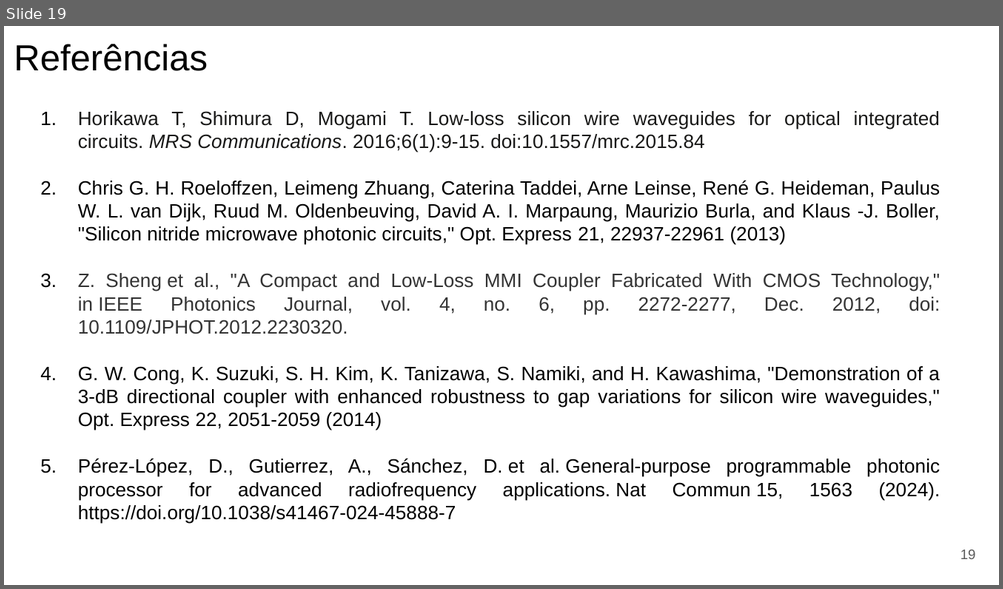
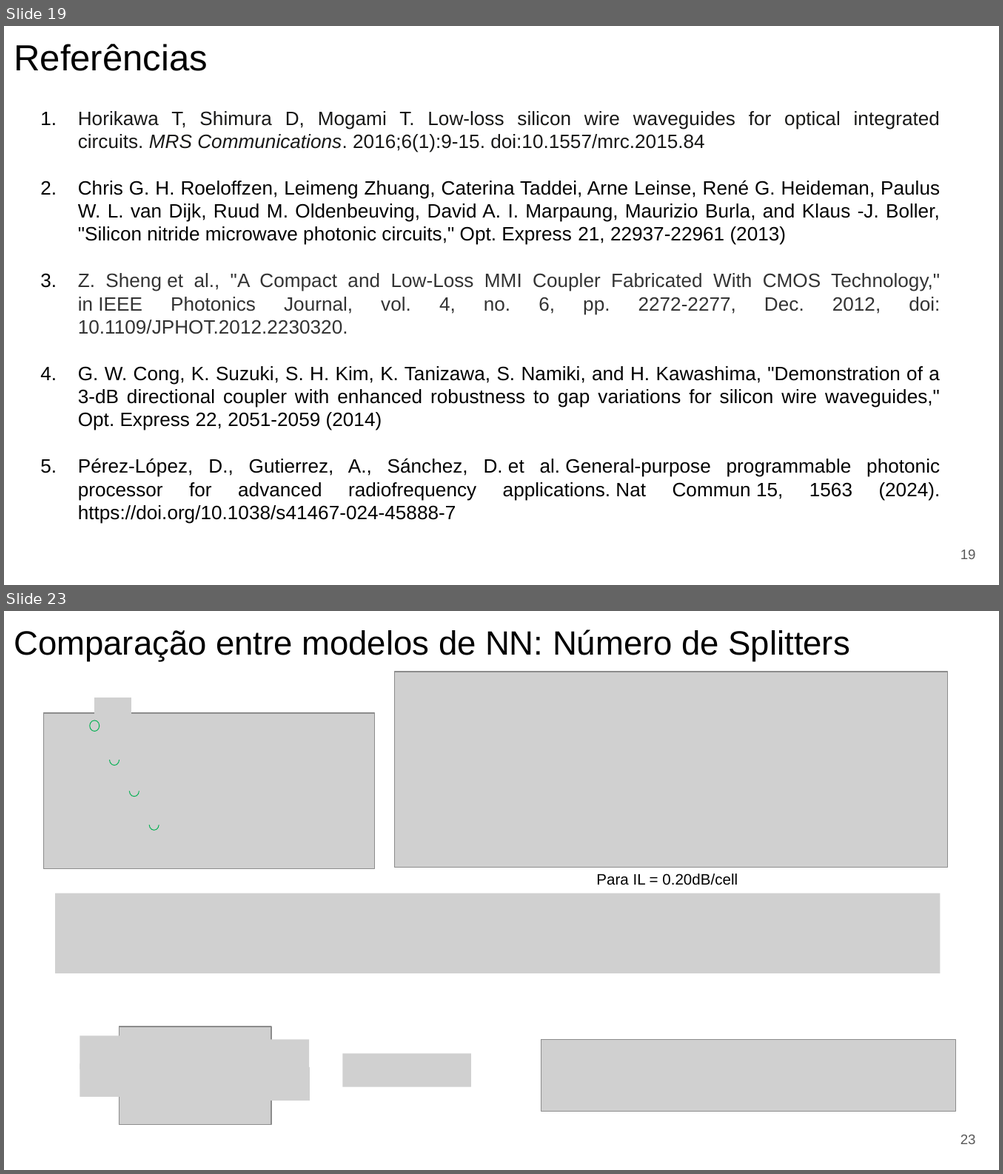
Before and after one commit to CaioRodrigues200/Programmable-Multifunctional-Circuit, a slide deck: Documentation/PPC_Report.pptx. Shown one above the other, each under a label of ours: slide 19 before the commit, slides 19 and 23 after it; the slides between them are not shown. The pictures are 1003x589 and 1003x1174 pixels, drawn with LibreOffice and Linux fonts; fonts in the diff are those of the drawing; grey boxes stand for pictures. Boxes give left, top, right and bottom in pixels: in the first picture for what was removed or moved away, otherwise in the second. Text is boxed around its words. In the diff, an @@ line names an element or a change of style, - is before the commit and + after.

```diff
--- a/Documentation/PPC_Report.pptx
+++ b/Documentation/PPC_Report.pptx
@@ slide 23 added at (4, 611, 999, 1170), background #FFFFFF @@
@@ text added at (14, 629, 850, 662), 24.4 pt, text #000000 @@
+Comparação entre modelos de NN: Número de Splitters
@@ picture added at (395, 672, 948, 868) @@
@@ picture added at (99, 713, 133, 738) @@
@@ group added at (44, 698, 375, 869): 6 pictures, 4 ellipses @@
@@ text added at (596, 874, 737, 886), 11 pt, text #000000 @@
+Para IL = 0.20dB/cell
@@ picture added at (55, 894, 939, 974) @@
@@ picture added at (119, 1027, 272, 1125) @@
@@ picture added at (79, 1036, 125, 1070) @@
@@ picture added at (265, 1039, 310, 1073) @@
@@ picture added at (342, 1054, 470, 1088) @@
@@ picture added at (541, 1039, 956, 1111) @@
@@ picture added at (79, 1064, 125, 1097) @@
@@ picture added at (265, 1068, 310, 1102) @@
@@ page number added at (960, 1135, 976, 1145), 10 pt, text #595959 @@
+23
```
Also in this commit, not shown: 1 slide changed, 5 other slides added.
